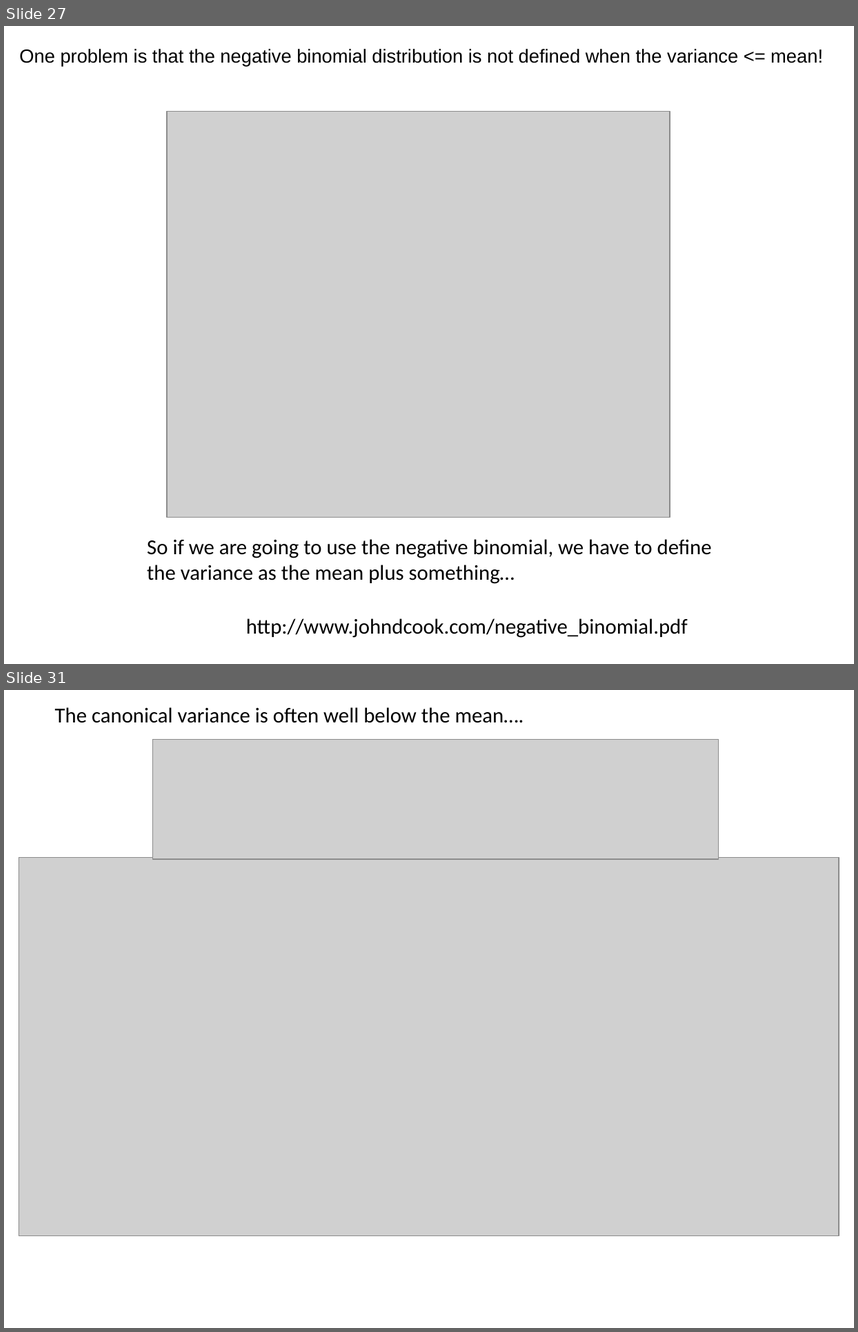
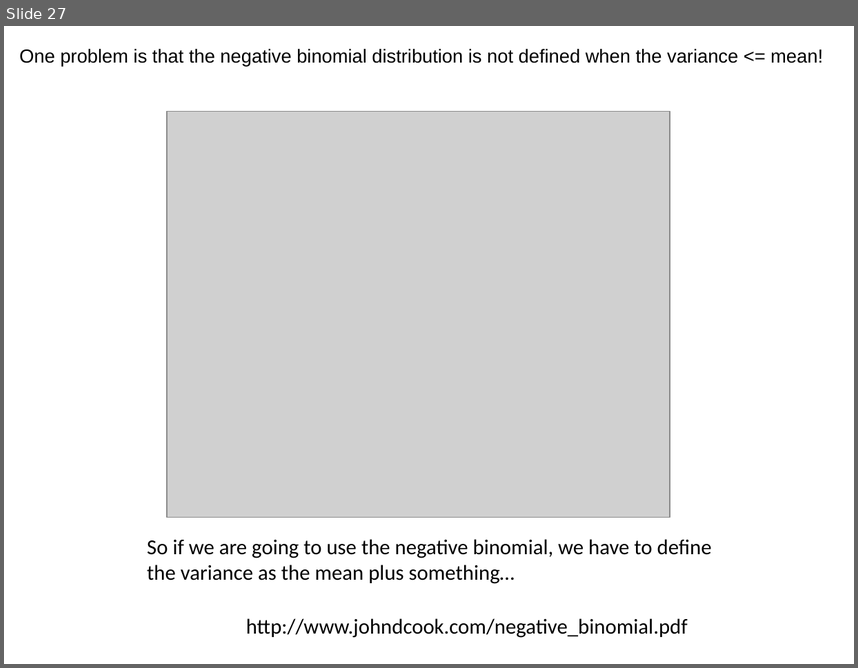
Before and after one commit to afodor/afodor.github.io, a slide deck: classes/stats2015/Lecture10.pptx. Shown one above the other, each under a label of ours: slides 27 and 31 before the commit, slide 27 after it; the slides between them are not shown. The pictures are 858x1332 and 858x668 pixels, drawn with LibreOffice and Linux fonts; fonts in the diff are those of the drawing; grey boxes stand for pictures. Boxes give left, top, right and bottom in pixels: in the first picture for what was removed or moved away, otherwise in the second. Text is boxed around its words. In the diff, an @@ line names an element or a change of style, - is before the commit and + after.

```diff
--- a/classes/stats2015/Lecture10.pptx
+++ b/classes/stats2015/Lecture10.pptx
@@ slide 31 removed at (x1=4, y1=690, x2=854, y2=1328), background #FFFFFF @@
@@ text removed at (x1=55, y1=707, x2=524, y2=723) @@
-The canonical variance is often well below the mean….
@@ picture removed at (x1=153, y1=739, x2=719, y2=859) @@
@@ picture removed at (x1=19, y1=858, x2=840, y2=1236) @@
```
Also in this commit, not shown: 2 slides changed, 6 other slides removed, 1 other file.
